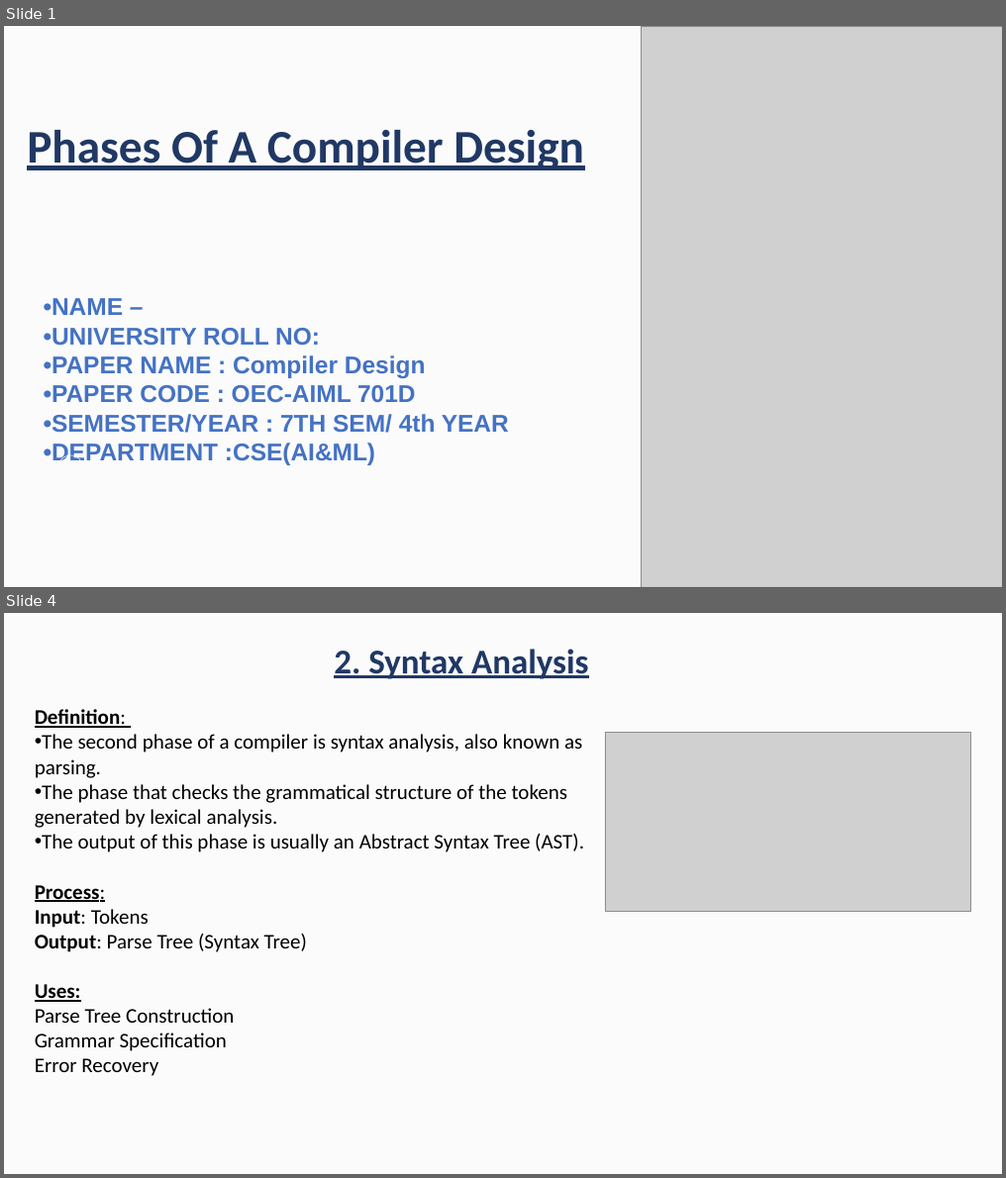
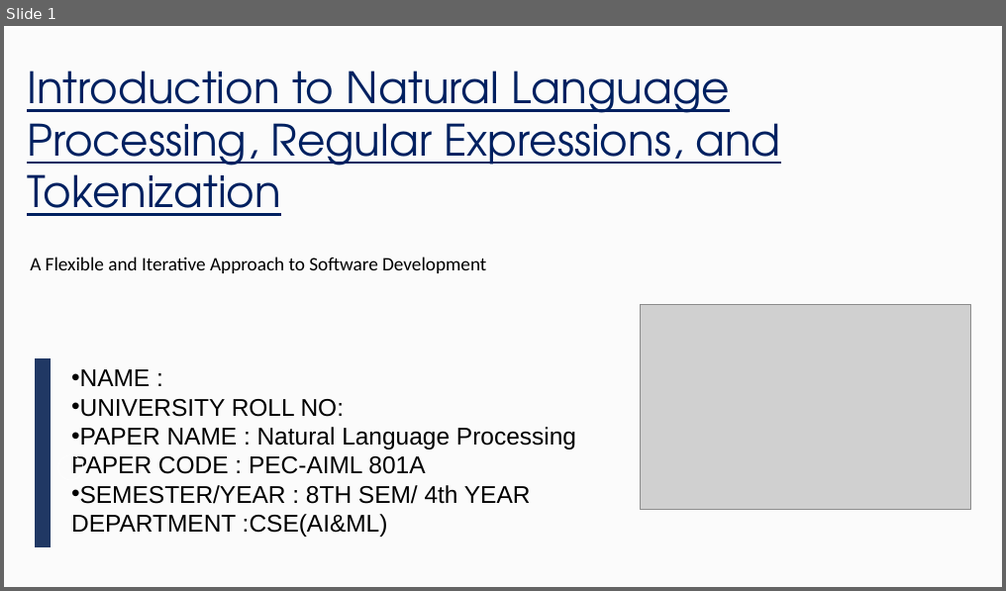
Before and after one commit to aditya2027krml/Undergraduate-CSE-AI-ML-Presentations-and-Reports-of-College, a slide deck: 4th Year/Presentations/34230821034.pptx. Shown one above the other, each under a label of ours: slides 1 and 4 before the commit, slide 1 after it; the slides between them are not shown. The pictures are 1006x1178 and 1006x591 pixels, drawn with LibreOffice and Linux fonts; fonts in the diff are those of the drawing; grey boxes stand for pictures; background and template pictures are left out. Boxes give left, top, right and bottom in pixels: in the first picture for what was removed or moved away, otherwise in the second. Text is boxed around its words. In the diff, an @@ line names an element or a change of style, - is before the commit and + after.

Commit message:
Add files via upload
Introduction to Natural Language Processing, Regular Expressions, and Tokenization

```diff
--- a/4th Year/Presentations/34230821034.pptx
+++ b/4th Year/Presentations/34230821034.pptx
@@ slide 4 removed at <box>4,613,1002,1174</box>, background picture (left out) @@
@@ rectangle removed at <box>4,614,1002,1174</box> @@
@@ text removed at <box>334,649,589,679</box> @@
-2. Syntax Analysis
@@ text removed at <box>35,709,584,1076</box> @@
-Definition:
-• The second phase of a compiler is syntax analysis, also known as parsing.
-• The phase that checks the grammatical structure of the tokens generated by lexical analysis.
-• The output of this phase is usually an Abstract Syntax Tree (AST).
-Process:
-Input: Tokens
-Output: Parse Tree (Syntax Tree)
-Uses:
-Parse Tree Construction
-Grammar Specification
-Error Recovery
@@ picture removed at <box>605,733,970,911</box> @@
@@ slide 1 changed as well @@
@@ picture removed at <box>641,26,1002,587</box> @@
@@ text at <box>27,71,781,216</box>: text changed; size 54 to 50 pt; font Calibri to TeX Gyre Adventor; text colour #203864 to #002060; bold off @@
-Phases Of A Compiler Design
+Introduction to Natural Language Processing, Regular Expressions, and Tokenization
@@ text added at <box>30,257,486,274</box>, 22 pt, text #000000 @@
+A Flexible and Iterative Approach to Software Development
@@ picture added at <box>640,305,970,509</box> @@
@@ freeform shape added at <box>35,359,51,548</box>, fill #203864 @@
@@ text at <box>71,370,576,537</box>: text changed; text colour #4472C4 to #000000; bold off @@
-•NAME –
-•UNIVERSITY ROLL NO:
-•PAPER NAME : Compiler Design
-•PAPER CODE : OEC-AIML 701D
-•SEMESTER/YEAR : 7TH SEM/ 4th YEAR •DEPARTMENT :CSE(AI&ML)
+• NAME :
+• UNIVERSITY ROLL NO:
+• PAPER NAME : Natural Language Processing PAPER CODE : PEC-AIML 801A
+• SEMESTER/YEAR : 8TH SEM/ 4th YEAR DEPARTMENT :CSE(AI&ML)
```
Also in this commit, not shown: 1 other slide changed, 9 slides added, 8 other slides removed.
